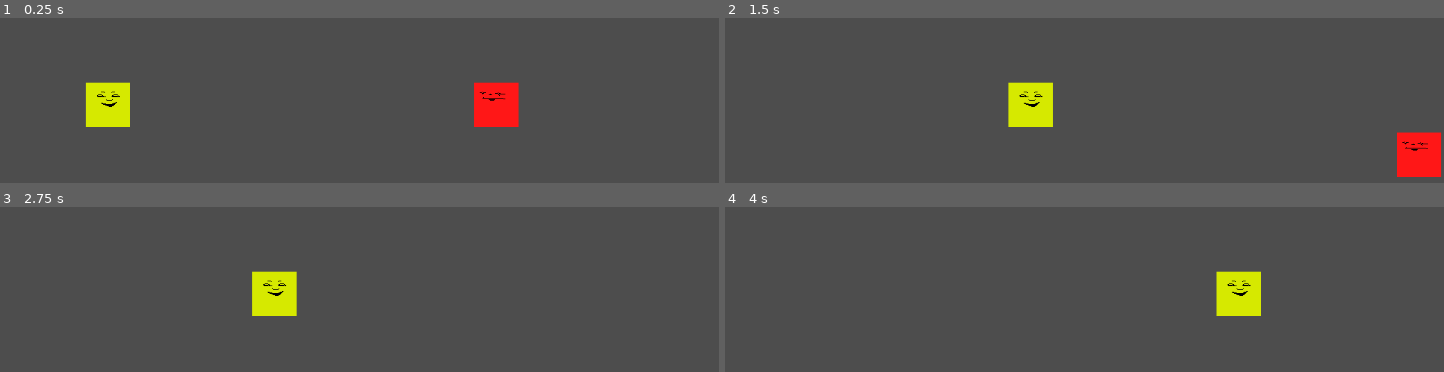
Above: before the commit, frames 1-4 (two rows, left to right).
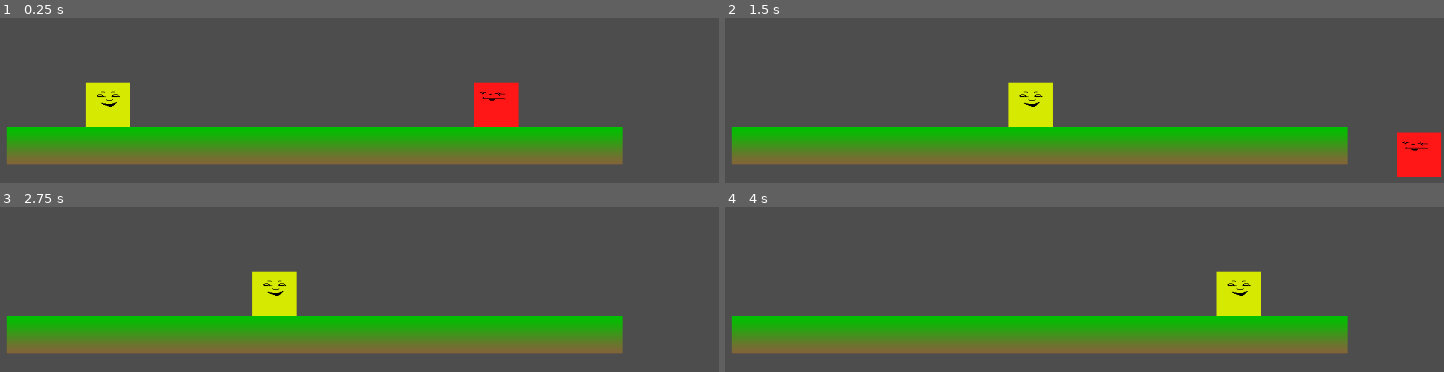
Above: after the commit, the same moments.

Repository: coffee-dan/godot-networking-example
Game: Godot game, scene res://game.tscn
Two runs of this game, one before a commit and one after it. Both use one fixed random seed, a clock stepped at 60 frames per second and the inputs below.
Inputs:
- Up to frame 1 (0.25 s): no input
- Up to frame 2 (1.5 s): tap Enter (ui_accept) at 0.5, 0.77 s; hold Right (ui_right) from 0.53 s (still down)
- Up to frame 3 (2.75 s): tap Enter (ui_accept) at 1.52 s; release Right (ui_right) at 2.03 s; hold Left (ui_left) from 2.03 s (still down)
- Up to frame 4 (4 s): release Left (ui_left) at 2.78 s; hold Right (ui_right) from 2.78 s (still down); tap Enter (ui_accept) at 3.02, 3.77 s

The runs differ from the first frame. In frame 1, 19% of the frame differs, in the area x 0-87%, y 66-89%; in frame 2, 19%; in frame 3, 19%; in frame 4, 19%.
Error after the commit: Parse Error: There is already a variable named "peer" declared in this scope. (res://Game.gd:10)

Commit message:
bump from 4.3 to 4.4 and add basic main menu

Diff:
--- a/Game.gd
+++ b/Game.gd
@@ -1 +1,12 @@
 extends Node
+
+func _ready():
+	# Create client.
+	var peer = ENetMultiplayerPeer.new()
+	peer.create_client(IP_ADDRESS, PORT)
+	multiplayer.multiplayer_peer = peer
+
+	# Create server.
+	var peer = ENetMultiplayerPeer.new()
+	peer.create_server(4000, 4)
+	multiplayer.multiplayer_peer = peer
--- a/game.tscn
+++ b/game.tscn
@@ -7,29 +7,58 @@
 [sub_resource type="RectangleShape2D" id="RectangleShape2D_lb217"]
 size = Vector2(887, 54)
 
+[sub_resource type="Gradient" id="Gradient_feb5d"]
+interpolation_mode = 2
+colors = PackedColorArray(0, 0.756863, 0, 1, 0.513726, 0.396078, 0.223529, 1)
+
+[sub_resource type="GradientTexture2D" id="GradientTexture2D_fc0e3"]
+gradient = SubResource("Gradient_feb5d")
+fill_to = Vector2(0, 1)
+
 [node name="Game" type="Node"]
 script = ExtResource("1_axdw7")
 
-[node name="Camera2D" type="Camera2D" parent="."]
+[node name="MainLevel" type="Node" parent="."]
+
+[node name="Camera2D" type="Camera2D" parent="MainLevel"]
 position = Vector2(575, 324)
 
-[node name="Red Box" parent="." instance=ExtResource("2_pvmbk")]
+[node name="Red Box" parent="MainLevel" instance=ExtResource("2_pvmbk")]
 position = Vector2(533, 18)
 
-[node name="StaticBody2D" type="StaticBody2D" parent="."]
+[node name="StaticBody2D" type="StaticBody2D" parent="MainLevel"]
 
-[node name="CollisionShape2D" type="CollisionShape2D" parent="StaticBody2D"]
+[node name="CollisionShape2D" type="CollisionShape2D" parent="MainLevel/StaticBody2D"]
 position = Vector2(568.5, 522)
 shape = SubResource("RectangleShape2D_lb217")
 
-[node name="Yellow Box" parent="." instance=ExtResource("2_pvmbk")]
+[node name="Sprite2D" type="Sprite2D" parent="MainLevel/StaticBody2D"]
+position = Vector2(568, 522)
+scale = Vector2(13.875, 0.84375)
+texture = SubResource("GradientTexture2D_fc0e3")
+
+[node name="Yellow Box" parent="MainLevel" instance=ExtResource("2_pvmbk")]
 position = Vector2(316, 0)
 
-[node name="CollisonBox" parent="Yellow Box" index="0"]
+[node name="CollisonBox" parent="MainLevel/Yellow Box" index="0"]
 position = Vector2(-46, 446)
 
-[node name="Sprite2D" parent="Yellow Box" index="1"]
+[node name="Sprite2D" parent="MainLevel/Yellow Box" index="1"]
 position = Vector2(-46, 446)
 texture = ExtResource("3_fb3mt")
 
-[editable path="Yellow Box"]
+[node name="MainMenu" type="MarginContainer" parent="."]
+anchors_preset = 15
+anchor_right = 1.0
+anchor_bottom = 1.0
+grow_horizontal = 2
+grow_vertical = 2
+theme_override_constants/margin_left = 120
+theme_override_constants/margin_top = 80
+theme_override_constants/margin_right = 120
+theme_override_constants/margin_bottom = 80
+
+[node name="RichTextLabel" type="RichTextLabel" parent="MainMenu"]
+layout_mode = 2
+
+[editable path="MainLevel/Yellow Box"]
Not shown, changed: builds/web/NetworkExample.apple-touch-icon.png.import
Not shown, changed: builds/web/NetworkExample.icon.png.import
Not shown, changed: builds/web/NetworkExample.png.import
Not shown: 1 places in game.tscn that only renumber resources
